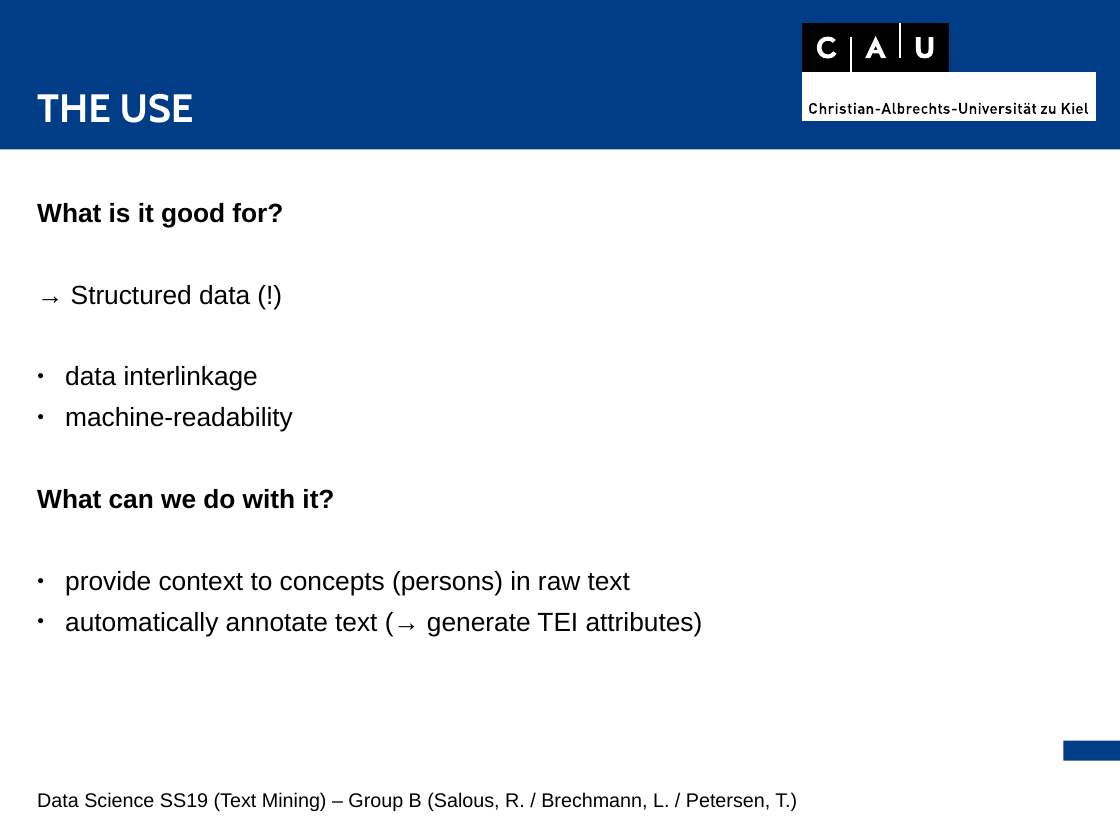
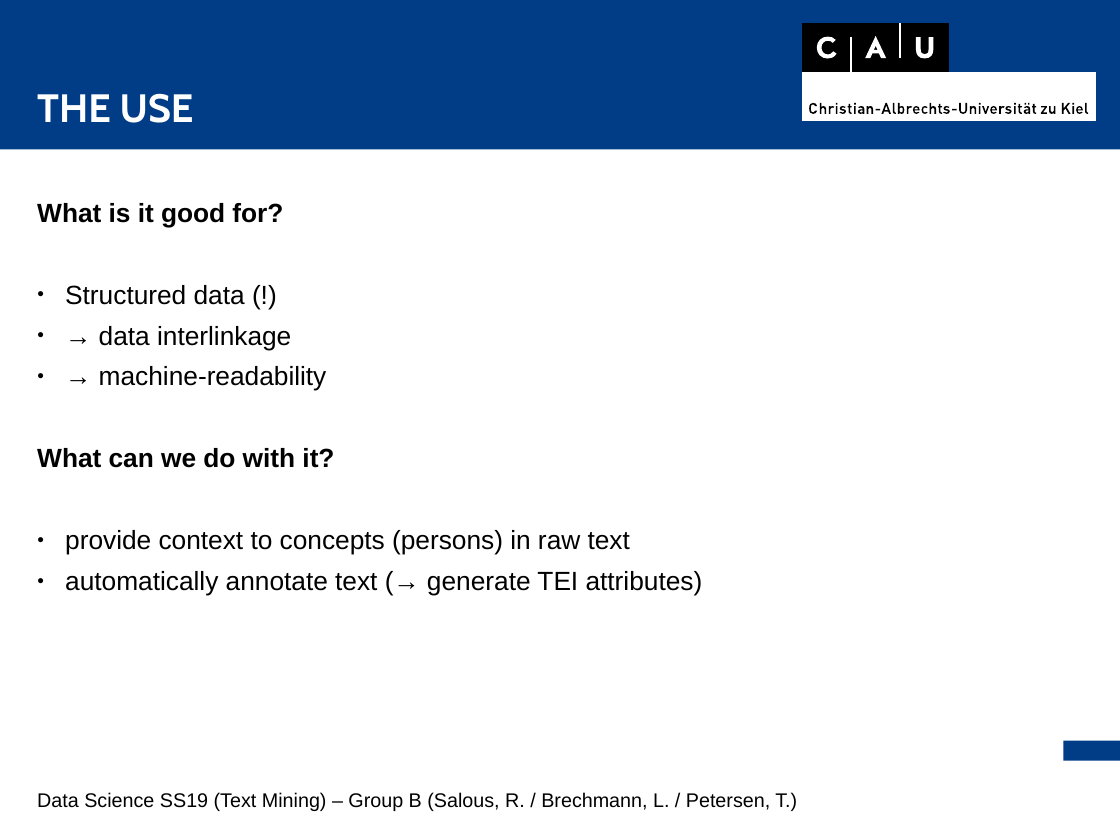
Before and after one commit to thorge/concept-ranking, a slide deck: slide 5 of presentation/pres.odp. Drawn at 1120x840 pixels with LibreOffice and Linux fonts; fonts in the diff are those of the drawing. Boxes give left, top, right and bottom in pixels: in the first picture for what was removed or moved away, otherwise in the second. Text is boxed around its words. In the diff, an @@ line names an element or a change of style, - is before the commit and + after.

```diff
--- a/presentation/pres.odp
+++ b/presentation/pres.odp
@@ text at bbox=[65, 285, 327, 391]: text changed @@
-→ Structured data (!)
-● data interlinkage
-● machine-readability
+● Structured data (!)
+● → data interlinkage
+● → machine-readability
```
Also in this commit, not shown: 1 other slide changed, 4 slides added.
